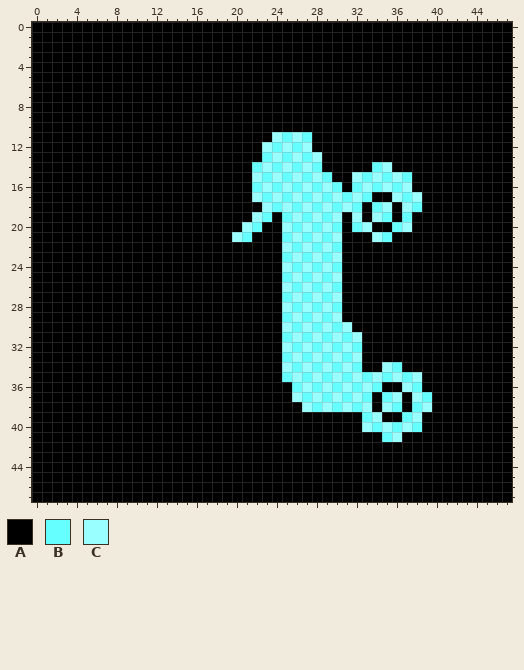
File history of a pixel-art sprite, bin/Main/Bike.GIF. Above is the file before it was changed.
The file is 48x48 pixels.
Palette (. is transparent): A #000000  B #66ffff  C #99ffff
Pixels before, first column x 0:
 0 AAAAAAAAAAAAAAAAAAAAAAAAAAAAAAAAAAAAAAAAAAAAAAAA
 1 AAAAAAAAAAAAAAAAAAAAAAAAAAAAAAAAAAAAAAAAAAAAAAAA
 2 AAAAAAAAAAAAAAAAAAAAAAAAAAAAAAAAAAAAAAAAAAAAAAAA
 3 AAAAAAAAAAAAAAAAAAAAAAAAAAAAAAAAAAAAAAAAAAAAAAAA
 4 AAAAAAAAAAAAAAAAAAAAAAAAAAAAAAAAAAAAAAAAAAAAAAAA
 5 AAAAAAAAAAAAAAAAAAAAAAAAAAAAAAAAAAAAAAAAAAAAAAAA
 6 AAAAAAAAAAAAAAAAAAAAAAAAAAAAAAAAAAAAAAAAAAAAAAAA
 7 AAAAAAAAAAAAAAAAAAAAAAAAAAAAAAAAAAAAAAAAAAAAAAAA
 8 AAAAAAAAAAAAAAAAAAAAAAAAAAAAAAAAAAAAAAAAAAAAAAAA
 9 AAAAAAAAAAAAAAAAAAAAAAAAAAAAAAAAAAAAAAAAAAAAAAAA
10 AAAAAAAAAAAAAAAAAAAAAAAAAAAAAAAAAAAAAAAAAAAAAAAA
11 AAAAAAAAAAAAAAAAAAAAAAAACBCBAAAAAAAAAAAAAAAAAAAA
12 AAAAAAAAAAAAAAAAAAAAAAACBCBCAAAAAAAAAAAAAAAAAAAA
13 AAAAAAAAAAAAAAAAAAAAAAABCBCBCAAAAAAAAAAAAAAAAAAA
14 AAAAAAAAAAAAAAAAAAAAAABCBCBCBAAAAABCAAAAAAAAAAAA
15 AAAAAAAAAAAAAAAAAAAAAACBCBCBCBAACBCBCBAAAAAAAAAA
16 AAAAAAAAAAAAAAAAAAAAAABCBCBCBCBABCBCBCAAAAAAAAAA
17 AAAAAAAAAAAAAAAAAAAAAACBCBCBCBCBCBAACBCAAAAAAAAA
18 AAAAAAAAAAAAAAAAAAAAAAACBCBCBCBCBABCACBAAAAAAAAA
19 AAAAAAAAAAAAAAAAAAAAAACBABCBCBCACACBABAAAAAAAAAA
20 AAAAAAAAAAAAAAAAAAAAACBAACBCBCBABCAABCAAAAAAAAAA
21 AAAAAAAAAAAAAAAAAAAACBAAABCBCBCAAACBAAAAAAAAAAAA
22 AAAAAAAAAAAAAAAAAAAAAAAAACBCBCBAAAAAAAAAAAAAAAAA
23 AAAAAAAAAAAAAAAAAAAAAAAAABCBCBCAAAAAAAAAAAAAAAAA
24 AAAAAAAAAAAAAAAAAAAAAAAAACBCBCBAAAAAAAAAAAAAAAAA
25 AAAAAAAAAAAAAAAAAAAAAAAAABCBCBCAAAAAAAAAAAAAAAAA
26 AAAAAAAAAAAAAAAAAAAAAAAAACBCBCBAAAAAAAAAAAAAAAAA
27 AAAAAAAAAAAAAAAAAAAAAAAAABCBCBCAAAAAAAAAAAAAAAAA
28 AAAAAAAAAAAAAAAAAAAAAAAAACBCBCBAAAAAAAAAAAAAAAAA
29 AAAAAAAAAAAAAAAAAAAAAAAAABCBCBCAAAAAAAAAAAAAAAAA
30 AAAAAAAAAAAAAAAAAAAAAAAAACBCBCBCAAAAAAAAAAAAAAAA
31 AAAAAAAAAAAAAAAAAAAAAAAAABCBCBCBCAAAAAAAAAAAAAAA
32 AAAAAAAAAAAAAAAAAAAAAAAAACBCBCBCBAAAAAAAAAAAAAAA
33 AAAAAAAAAAAAAAAAAAAAAAAAABCBCBCBCAAAAAAAAAAAAAAA
34 AAAAAAAAAAAAAAAAAAAAAAAAACBCBCBCBAACBAAAAAAAAAAA
35 AAAAAAAAAAAAAAAAAAAAAAAAABCBCBCBCBCBCBCAAAAAAAAA
36 AAAAAAAAAAAAAAAAAAAAAAAAAABCBCBCBCBAACBAAAAAAAAA
37 AAAAAAAAAAAAAAAAAAAAAAAAAACBCBCBCBABCACBAAAAAAAA
38 AAAAAAAAAAAAAAAAAAAAAAAAAAACBCBCBCACBABCAAAAAAAA
39 AAAAAAAAAAAAAAAAAAAAAAAAAAAAAAAAABCAABCAAAAAAAAA
40 AAAAAAAAAAAAAAAAAAAAAAAAAAAAAAAAACBCBCBAAAAAAAAA
41 AAAAAAAAAAAAAAAAAAAAAAAAAAAAAAAAAAABCAAAAAAAAAAA
42 AAAAAAAAAAAAAAAAAAAAAAAAAAAAAAAAAAAAAAAAAAAAAAAA
43 AAAAAAAAAAAAAAAAAAAAAAAAAAAAAAAAAAAAAAAAAAAAAAAA
44 AAAAAAAAAAAAAAAAAAAAAAAAAAAAAAAAAAAAAAAAAAAAAAAA
45 AAAAAAAAAAAAAAAAAAAAAAAAAAAAAAAAAAAAAAAAAAAAAAAA
46 AAAAAAAAAAAAAAAAAAAAAAAAAAAAAAAAAAAAAAAAAAAAAAAA
47 AAAAAAAAAAAAAAAAAAAAAAAAAAAAAAAAAAAAAAAAAAAAAAAA
The same view after the edit:
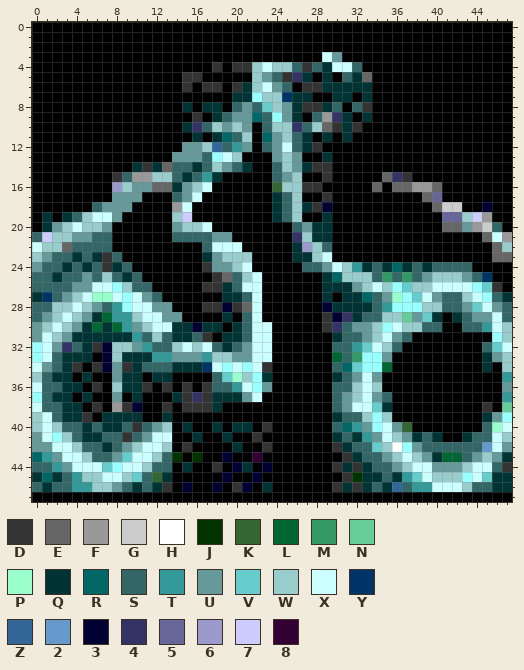
Colours new in this view: D #333333  E #666666  F #999999  G #cccccc  H #ffffff  J #003300  K #336633  L #006633  M #339966  N #66cc99  P #99ffcc  Q #003333  R #006666  S #336666  T #339999  U #669999  V #66cccc  W #99cccc  X #ccffff  Y #003366  Z #336699  2 #6699cc  3 #000033  4 #333366  5 #666699  6 #9999cc  7 #ccccff  8 #330033
The edit:
Changed rows in their new state; - is an unchanged pixel.
first column x 0:
 3 -----------------------------XU-----------------
 4 ------------------D-DDWXWWSDSQXXS---------------
 5 ---------------DD-----WUSD4Q-Q-SQE--------------
 6 ---------------D-DD-DQWXUS-DDQQQQQ--------------
 7 --------------------QQCWWYQQ--QQ-Q--------------
 8 ---------------Q-QQ-SUSVWUQDDQS-SD--------------
 9 ----------------D-QSUURSCUQ-SF4Q-Q--------------
10 ---------------Q4SWUWU-SWW4SWEDQD---------------
11 ----------------Q-QRSW-RUWSQ-Q-Q----------------
12 ---------------UUWZSTU-SUXSQD-------------------
13 --------------UUUSCXW--AUWUAAQ------------------
14 ----------QDQESSQSWUSQAASWUQDD----AA------------
15 --------DSFFWWSQSTQ---AASUWAAD--AAAE4D----------
16 --------6WUUEEQUWX----AAKWWDDAA-AAEAEEFFE-------
17 --------UUU---SUX-----AAQSWAADAAAA--AAAE5-------
18 ------SUUU----FX-------AQSWQD3AAA-AA-AA-EGG--3--
19 -Q-QSWXXU-----W7------AAQSWAAQA-A-AA-A---55W7F--
20 -QUWXWWU------UWWX---AA--ASUQQA-AA--AA---EEUFGS-
21 S7WWUUSS------SSSSUUAA---A4WQQA---AA---------EXF
22 XWWESSSS---------SXXX----AQ6WSA---------------EW
23 WUSSQSQDS--------QUWWW---AQQWXA---------------EE
24 USSQSQSDQS-------DUUWX---AASSUXWTQSQRQSQSSSS----
25 SSQSSUSWSQS-------DESWX--AAAAQRWWWSMSMSUWWWUSY--
26 SSSSUUXXCWSS-----DDQSXX--AAAAQQQUWXWCVWWXXXXCVD-
27 QYSUWXPPXCXUS------QQSX--AAAAQAQQRSUPCVXUSSWXCSQ
28 SSWWXWUSTCXXUU---DD3DEX--AAAA3QQQQSTCCCWWSSUVXUS
29 SUWXWUQLTTWXXUU----Q-SX--AAAAD34QSSWWNUVQ-QSUUXS
30 UWXWUQLQLTUWXXQQ3QQ-QSXX-AAAAD4SUUWCXWWSS--SSTXW
31 UXWUQQQQQQTSWSQQSD-QQSXX-AAAAAQSSUWXUS--------CW
32 CXU4SQD3WWUTSSWXWXSQSUXX-AAAAASSTVXWS--------SVX
33 CXSQQQ-3WQQQTTUUUTWWUUXX-AAAAALSMCCU---------QUW
34 XUSQD-D3UDQSSSQQQYXCXCXD-AAAAASRVCCLA--------Q-W
35 WSQQ-Q--UQQ-QQ----SVPWCQ-AAAAAQSUXUAAAA--------T
36 XSSQQ-D-WQQD-D-D-DSSTXCU--AAAASSWXW--AA--------U
37 CSQQ-Q--U-Q---QD4DQQQUX---AAAASUWXUSA-AA-------T
38 XSSQQ-D-FD3--D-DDDQ--------AAASUXXVQA-AA-----D-N
39 WXSQQD-QQQQ--Q----------------QSSW-W-AA------QUC
40 WXWSSQSQQSDSUW-Q--Q-QQ-D------SRTUCXUKA------SPX
41 UXCWSQQSSDSUXX--Q--Q--D-------QSQTUXWUQSQ--QSSXW
42 UUXXWSSQSUWXXW-D----Q--D------DQSSVWHCUSSSSSS2XU
43 RTUXXWSSUVXXWSJ-J--3--8--------DQSSUWXWUQLLSUWUQ
44 SSTUXXXVCXXWSS-Q--D-3Q-3------DQDQSSUWXXUUUWXXSD
45 QRQSTWWXXWVSKQ-----3--3--------DJQQSQTVXWWWCXVQQ
46 SQSSTTWWUSQSQD-3--3-D3-Q------DQDQSQZSTTXXXWSSQQ
Changed places in both pictures, as pixel boxes (x1, y1, x2, y2):
changed: (32, 52, 512, 492)
